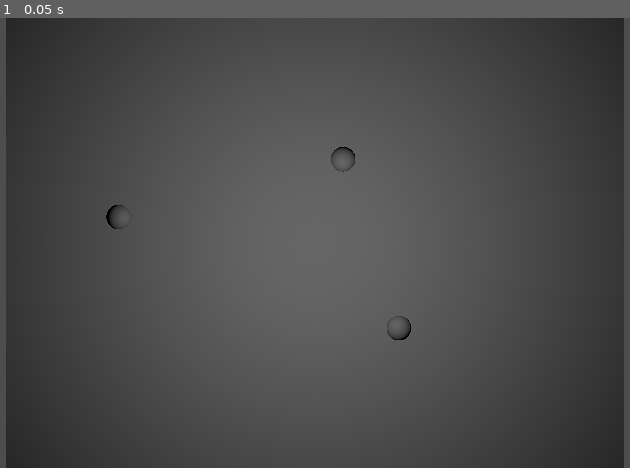
Above: before the commit, frame 1.
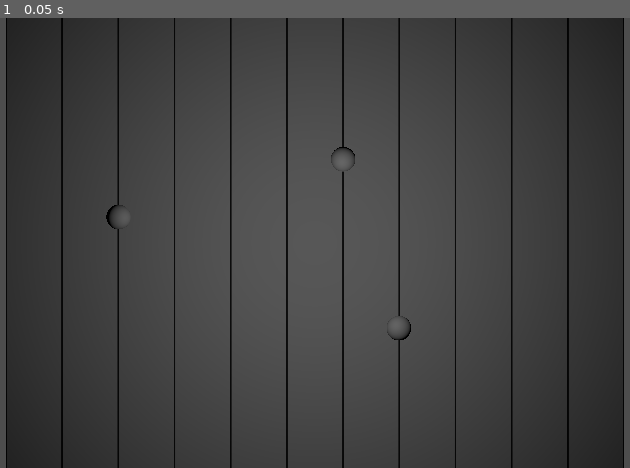
Above: after the commit, the same moment.

Repository: b6462/ComputerAnimationPlayground
Game: Godot game, scene res://Deform/Concept/Concept_AvgTsfm.tscn
Two runs of this game, one before a commit and one after it. Both use one fixed random seed, a clock stepped at 60 frames per second and the inputs below.
Inputs:
- Up to frame 1 (0.05 s): no input

The runs differ from the first frame. In frame 1, 3.1% of the frame differs, in the area x 0-100%, y 0-100%.

Commit message:
Update wireframe shader

Diff:
--- a/Deform/Concept/AvgTsfm3D.gd
+++ b/Deform/Concept/AvgTsfm3D.gd
@@ -85,4 +85,5 @@
 	for vtx in range(mdt.get_vertex_count()):
 		mdt.set_vertex(vtx, dfrm_mesh_vts[vtx])
 	mdt.commit_to_surface(dfrm_mesh)
-	target_mesh.mesh = dfrm_mesh
+	#target_mesh.mesh = dfrm_mesh
+	#mdt.create_from_surface(dfrm_mesh, 0)
--- a/Deform/Concept/Concept_AvgTsfm.tscn
+++ b/Deform/Concept/Concept_AvgTsfm.tscn
@@ -1,12 +1,23 @@
-[gd_scene load_steps=5 format=3 uid="uid://cs2k1fi543p78"]
+[gd_scene load_steps=7 format=3 uid="uid://cs2k1fi543p78"]
 
 [ext_resource type="Script" path="res://Deform/Concept/AvgTsfm3D.gd" id="1_5g5tt"]
+[ext_resource type="Shader" path="res://Deform/Concept/Wireframe.gdshader" id="2_8jxv4"]
 
 [sub_resource type="SphereMesh" id="SphereMesh_cqcsy"]
 
 [sub_resource type="SphereShape3D" id="SphereShape3D_4skoj"]
 
+[sub_resource type="ShaderMaterial" id="ShaderMaterial_1hcbq"]
+render_priority = 0
+shader = ExtResource("2_8jxv4")
+shader_parameter/albedo = Color(1, 1, 1, 1)
+shader_parameter/wire_color = Color(0, 0, 0, 1)
+shader_parameter/wire_width = 1.0
+shader_parameter/wire_smoothness = 0.01
+
 [sub_resource type="PlaneMesh" id="PlaneMesh_6nmlh"]
+lightmap_size_hint = Vector2i(27, 27)
+material = SubResource("ShaderMaterial_1hcbq")
 size = Vector2(5, 5)
 subdivide_width = 10
 subdivide_depth = 10
--- /dev/null
+++ b/Deform/Concept/Wireframe.gdshader
@@ -0,0 +1,30 @@
+shader_type spatial;
+
+uniform vec4 albedo : source_color = vec4(1.0);
+uniform vec4 wire_color : source_color = vec4(0.0, 0.0, 0.0, 1.0);
+uniform float wire_width : hint_range(0.0, 40.0) = 5.0;
+uniform float wire_smoothness : hint_range(0.0, 0.1) = 0.01;
+
+varying vec3 barys;
+
+void vertex() {
+	int index = VERTEX_ID % 3;
+	switch (index) {
+		case 0:
+			barys = vec3(1.0, 0.0, 0.0);
+			break;
+		case 1:
+			barys = vec3(0.0, 1.0, 0.0);
+			break;
+		case 2:
+			barys = vec3(0.0, 0.0, 1.0);
+			break;
+	}
+}
+
+void fragment() {
+	vec3 deltas = fwidth(barys);
+	vec3 barys_s = smoothstep(deltas * wire_width - wire_smoothness, deltas * wire_width + wire_smoothness, barys);
+	float wires = min(barys_s.x, min(barys_s.y, barys_s.z));
+	ALBEDO = mix(wire_color.rgb, albedo.rgb, wires);
+}
